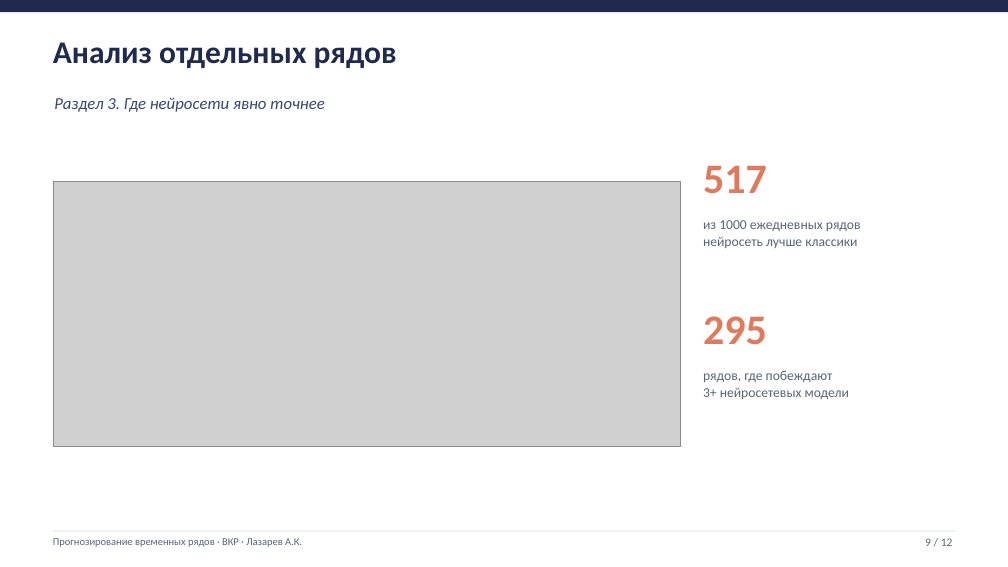
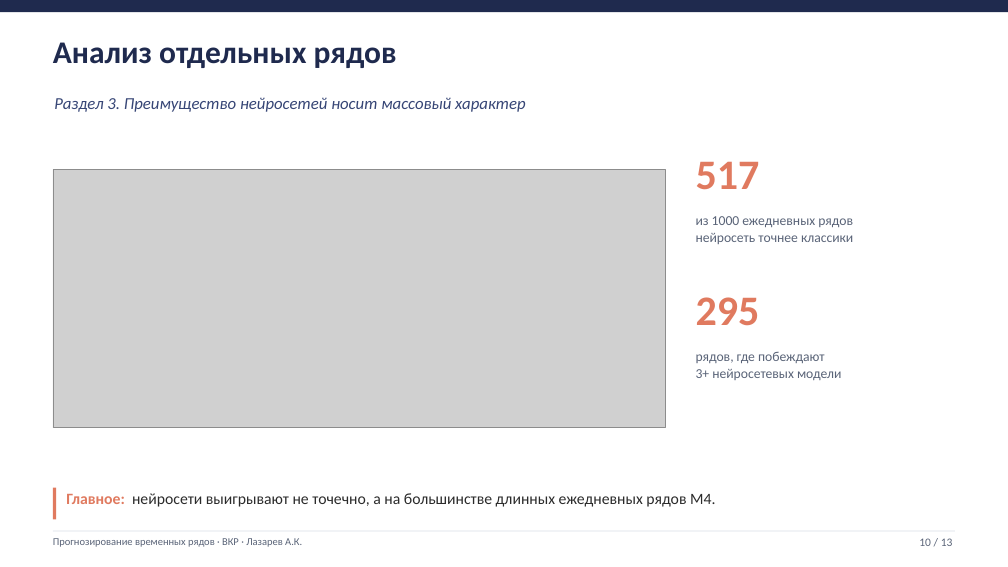
Before and after one commit to Prost444/Hybrid-models-for-TS-processing, a slide deck: slide 10 of docs/Презентация_Лазарев_ВКР.pptx (slide 9 before the commit). Drawn at 1008x567 pixels with LibreOffice and Linux fonts; fonts in the diff are those of the drawing; grey boxes stand for pictures. Boxes give left, top, right and bottom in pixels: in the first picture for what was removed or moved away, otherwise in the second. Text is boxed around its words. In the diff, an @@ line names an element or a change of style, - is before the commit and + after.

```diff
--- a/docs/Презентация_Лазарев_ВКР.pptx
+++ b/docs/Презентация_Лазарев_ВКР.pptx
@@ text at [54, 97, 525, 112]: text changed @@
-Раздел 3. Где нейросети явно точнее
+Раздел 3. Преимущество нейросетей носит массовый характер
@@ text "517": place and size @@
-text "517" at [703, 165, 767, 194]
+text "517" at [696, 161, 760, 190]
@@ picture: place and size @@
-picture at [53, 181, 681, 446]
+picture at [53, 169, 665, 428]
@@ text at [696, 216, 853, 244]: text changed @@
-из 1000 ежедневных рядов
-нейросеть лучше классики
+из 1000 ежедневных рядов
+нейросеть точнее классики
@@ text "295": place and size @@
-text "295" at [703, 316, 767, 345]
+text "295" at [696, 297, 760, 326]
@@ text "рядов, где побеждают 3+ нейросетевых ...": place and size @@
-text "рядов, где побеждают 3+ нейросетевых ..." at [703, 370, 849, 399]
+text "рядов, где побеждают 3+ нейросетевых ..." at [696, 352, 841, 380]
@@ rectangle added at [53, 488, 56, 520], fill #E07A5F @@
@@ text added at [66, 493, 715, 507], 15 pt, text #2B2B2B @@
+Главное: нейросети выигрывают не точечно, а на большинстве длинных ежедневных рядов M4.
@@ text at [919, 538, 953, 546]: text changed @@
-9 / 12
+10 / 13
```
Also in this commit, not shown: 9 other slides changed, 1 slide added, 4 other files.
